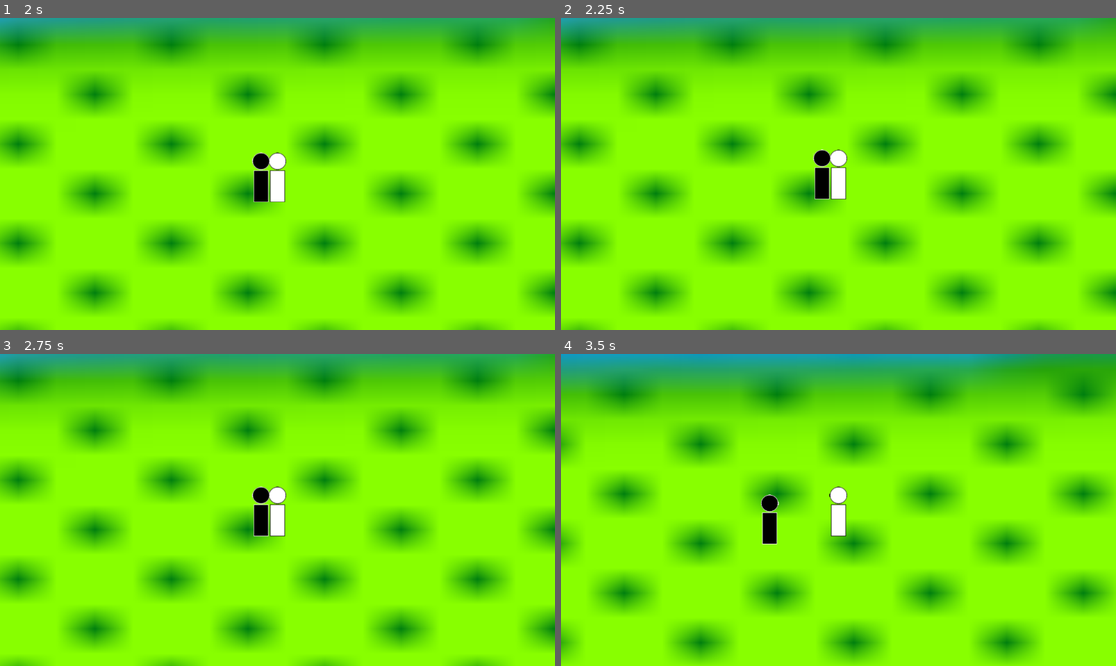
Above: before the commit, frames 1-4 (two rows, left to right).
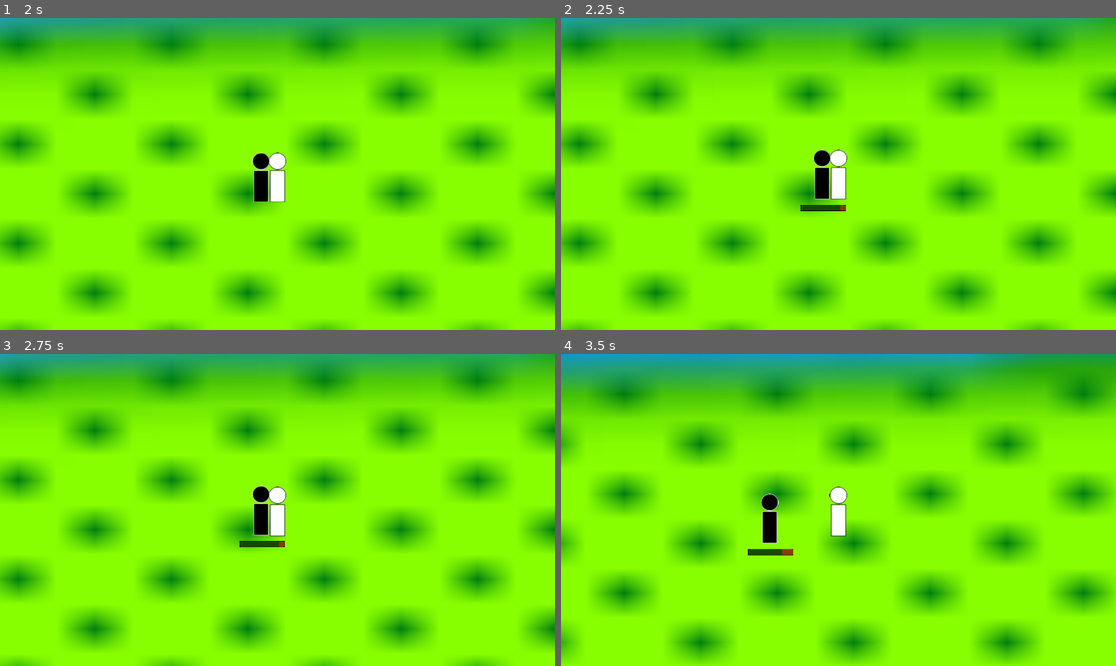
Above: after the commit, the same moments.

Repository: BChabowski/hns
Game: Godot game, scene res://world.tscn
The game is run twice, just before and just after one commit, with the same random seed, the same clock (stepped at 60 frames per second) and the same inputs.
Inputs (mouse positions are in pixels of both pictures, inside the frame that each line leads up to):
- Up to frame 1 (2 s): click (138, 130) at 0.5 s; click (260, 183) at 1.25 s
- Up to frame 2 (2.25 s): click (821, 177) at 2 s
- Up to frame 3 (2.75 s): no input
- Up to frame 4 (3.5 s): tap Enter at 2.75 s; move the mouse to (960, 494) at 2.77 s; click (960, 494) at 2.92 s

Frame 1 is identical in both runs. In frame 2, 0.2% of the frame differs, in the area x 43-52%, y 59-62%; in frame 3, 0.3%; in frame 4, 0.3%, in the area x 33-42%, y 44-65%.

Commit message:
Adds hp bar to enemy

Diff:
--- a/enemy_placeholder.gd
+++ b/enemy_placeholder.gd
@@ -5,17 +5,26 @@
 @onready var timer: Timer = $Timer
 var ready_to_attack = false
 
-@export var hp = 40
+@export var max_hp = 40
 @export var xp_value = 100
 @export var friendly = false
 #todo dmg should be calculated based on strength and weapon
 @export var base_dmg = 5
+var hp = 40
 
 #these variables will be dynamic, depending on the equipped weapon
 var in_attack_distance = false
 var attack_cooldown = 1
 
+func _ready() -> void:
+	$HpBar.max_value = max_hp
+	$HpBar.value = hp
+
 func _physics_process(_delta):
+	if !currently_engaged_enemy:
+		$HpBar.hide()
+	elif currently_engaged_enemy && hp < max_hp:
+		$HpBar.show()
 	velocity = Vector2.ZERO
 	if currently_engaged_enemy && global_position.distance_to(currently_engaged_enemy.global_position) > 75:
 		velocity = global_position.direction_to(currently_engaged_enemy.global_position) * run_speed
@@ -37,21 +46,21 @@
 func attack():
 	if(in_attack_distance):
 		$AnimationPlayer.play("Attack")
-		await $AnimationPlayer.animation_finished
-		$AnimationPlayer.play("Idle")
 	ready_to_attack = false
 
 func take_hit(dmg: int):
 	hp -= dmg
+	$HpBar.set_value_no_signal(hp)
 	print("Enemy takes hit! Life remaining: " + str(hp))
 	if hp <= 0:
+		ready_to_attack = false
 		die()
 
 func die():
 	$AnimationPlayer.play("Death")
 	await $AnimationPlayer.animation_finished
 	SignalBus.xp_granted.emit(xp_value)
-	self.queue_free();
+	self.queue_free()
 
 func _on_timeout():
 	ready_to_attack = true
--- a/enemy_placeholder.tscn
+++ b/enemy_placeholder.tscn
@@ -1,7 +1,10 @@
-[gd_scene load_steps=13 format=3 uid="uid://yf4sybyc3ynp"]
+[gd_scene load_steps=16 format=3 uid="uid://yf4sybyc3ynp"]
 
 [ext_resource type="Script" uid="uid://btyhi6suseagn" path="res://enemy_placeholder.gd" id="1_hlmrv"]
 [ext_resource type="Texture2D" uid="uid://ca553w2erkyjm" path="res://textures/characters/enemy-placholder-all.png" id="2_hlmrv"]
+[ext_resource type="Texture2D" uid="uid://clwn8vcnwo7ex" path="res://textures/ui/enemy-hp-bar-under.png" id="3_j2thn"]
+[ext_resource type="Texture2D" uid="uid://bh6kflggsnfxd" path="res://textures/ui/enemy-hp-bar-over.png" id="4_h0a2k"]
+[ext_resource type="Texture2D" uid="uid://db2tpc6lwwrbs" path="res://textures/ui/enemy-hp-bar-progress.png" id="4_otyl3"]
 
 [sub_resource type="StyleBoxEmpty" id="StyleBoxEmpty_hlmrv"]
 
@@ -47,8 +50,9 @@
 "values": [true, false, true]
 }
 
-[sub_resource type="Animation" id="Animation_j2thn"]
-resource_name = "Idle"
+[sub_resource type="Animation" id="Animation_otyl3"]
+resource_name = "Death"
+length = 0.3
 step = 0.1
 tracks/0/type = "value"
 tracks/0/imported = false
@@ -57,25 +61,10 @@
 tracks/0/interp = 1
 tracks/0/loop_wrap = true
 tracks/0/keys = {
-"times": PackedFloat32Array(0),
-"transitions": PackedFloat32Array(1),
-"update": 1,
-"values": [0]
-}
-
-[sub_resource type="Animation" id="Animation_vpa05"]
-length = 0.001
-tracks/0/type = "value"
-tracks/0/imported = false
-tracks/0/enabled = true
-tracks/0/path = NodePath("EnemySprite:frame")
-tracks/0/interp = 1
-tracks/0/loop_wrap = true
-tracks/0/keys = {
-"times": PackedFloat32Array(0),
-"transitions": PackedFloat32Array(1),
-"update": 1,
-"values": [2]
+"times": PackedFloat32Array(0, 0.1, 0.2),
+"transitions": PackedFloat32Array(1, 1, 1),
+"update": 1,
+"values": [5, 6, 7]
 }
 tracks/1/type = "value"
 tracks/1/imported = false
@@ -87,12 +76,11 @@
 "times": PackedFloat32Array(0),
 "transitions": PackedFloat32Array(1),
 "update": 1,
-"values": [false]
-}
-
-[sub_resource type="Animation" id="Animation_otyl3"]
-resource_name = "Death"
-length = 0.3
+"values": [true]
+}
+
+[sub_resource type="Animation" id="Animation_j2thn"]
+resource_name = "Idle"
 step = 0.1
 tracks/0/type = "value"
 tracks/0/imported = false
@@ -101,10 +89,25 @@
 tracks/0/interp = 1
 tracks/0/loop_wrap = true
 tracks/0/keys = {
-"times": PackedFloat32Array(0, 0.1, 0.2),
-"transitions": PackedFloat32Array(1, 1, 1),
-"update": 1,
-"values": [5, 6, 7]
+"times": PackedFloat32Array(0),
+"transitions": PackedFloat32Array(1),
+"update": 1,
+"values": [0]
+}
+
+[sub_resource type="Animation" id="Animation_vpa05"]
+length = 0.001
+tracks/0/type = "value"
+tracks/0/imported = false
+tracks/0/enabled = true
+tracks/0/path = NodePath("EnemySprite:frame")
+tracks/0/interp = 1
+tracks/0/loop_wrap = true
+tracks/0/keys = {
+"times": PackedFloat32Array(0),
+"transitions": PackedFloat32Array(1),
+"update": 1,
+"values": [2]
 }
 tracks/1/type = "value"
 tracks/1/imported = false
@@ -116,7 +119,7 @@
 "times": PackedFloat32Array(0),
 "transitions": PackedFloat32Array(1),
 "update": 1,
-"values": [true]
+"values": [false]
 }
 
 [sub_resource type="AnimationLibrary" id="AnimationLibrary_j2thn"]
@@ -131,6 +134,7 @@
 
 [node name="EnemyPlaceholder" type="CharacterBody2D" parent="."]
 script = ExtResource("1_hlmrv")
+metadata/_edit_lock_ = true
 
 [node name="BeAttackedButton" type="Button" parent="EnemyPlaceholder"]
 offset_left = -17.0
@@ -139,39 +143,58 @@
 offset_bottom = 59.0
 theme_override_styles/focus = SubResource("StyleBoxEmpty_hlmrv")
 flat = true
+metadata/_edit_lock_ = true
 
 [node name="EnemyCollision" type="CollisionShape2D" parent="EnemyPlaceholder"]
 shape = SubResource("CapsuleShape2D_hlmrv")
+metadata/_edit_lock_ = true
 
 [node name="EnemySprite" type="Sprite2D" parent="EnemyPlaceholder"]
 position = Vector2(-1, 0)
 texture = ExtResource("2_hlmrv")
 hframes = 8
 frame = 2
+metadata/_edit_lock_ = true
 
 [node name="DetectRadius" type="Area2D" parent="EnemyPlaceholder"]
+metadata/_edit_lock_ = true
 
 [node name="DetectRadiusCollision" type="CollisionShape2D" parent="EnemyPlaceholder/DetectRadius"]
 shape = SubResource("CircleShape2D_hlmrv")
+metadata/_edit_lock_ = true
 
 [node name="AttackRadius" type="Area2D" parent="EnemyPlaceholder"]
+metadata/_edit_lock_ = true
 
 [node name="AttackShape" type="CollisionShape2D" parent="EnemyPlaceholder/AttackRadius"]
 shape = SubResource("CircleShape2D_vpa05")
+metadata/_edit_lock_ = true
 
 [node name="Timer" type="Timer" parent="EnemyPlaceholder"]
 wait_time = 0.504
 one_shot = true
 
 [node name="DamageRadius" type="Area2D" parent="EnemyPlaceholder"]
+metadata/_edit_lock_ = true
 
 [node name="DamageShape" type="CollisionShape2D" parent="EnemyPlaceholder/DamageRadius"]
 shape = SubResource("CircleShape2D_j2thn")
+metadata/_edit_lock_ = true
 
 [node name="AnimationPlayer" type="AnimationPlayer" parent="EnemyPlaceholder"]
 libraries = {
 &"": SubResource("AnimationLibrary_j2thn")
 }
+
+[node name="HpBar" type="TextureProgressBar" parent="EnemyPlaceholder"]
+offset_left = -46.0
+offset_top = 64.0
+offset_right = 268.0
+offset_bottom = 108.0
+scale = Vector2(0.3, 0.3)
+texture_under = ExtResource("3_j2thn")
+texture_over = ExtResource("4_h0a2k")
+texture_progress = ExtResource("4_otyl3")
 
 [connection signal="pressed" from="EnemyPlaceholder/BeAttackedButton" to="EnemyPlaceholder" method="_on_be_attacked_button_pressed"]
 [connection signal="body_entered" from="EnemyPlaceholder/DetectRadius" to="EnemyPlaceholder" method="_on_detect_radius_body_entered"]
Binary file added: textures/ui/enemy-hp-bar-over.png
Not shown, added: textures/ui/enemy-hp-bar-over.png.import
Binary file added: textures/ui/enemy-hp-bar-progress.png
Not shown, added: textures/ui/enemy-hp-bar-progress.png.import
Binary file added: textures/ui/enemy-hp-bar-under.png
Not shown, added: textures/ui/enemy-hp-bar-under.png.import
